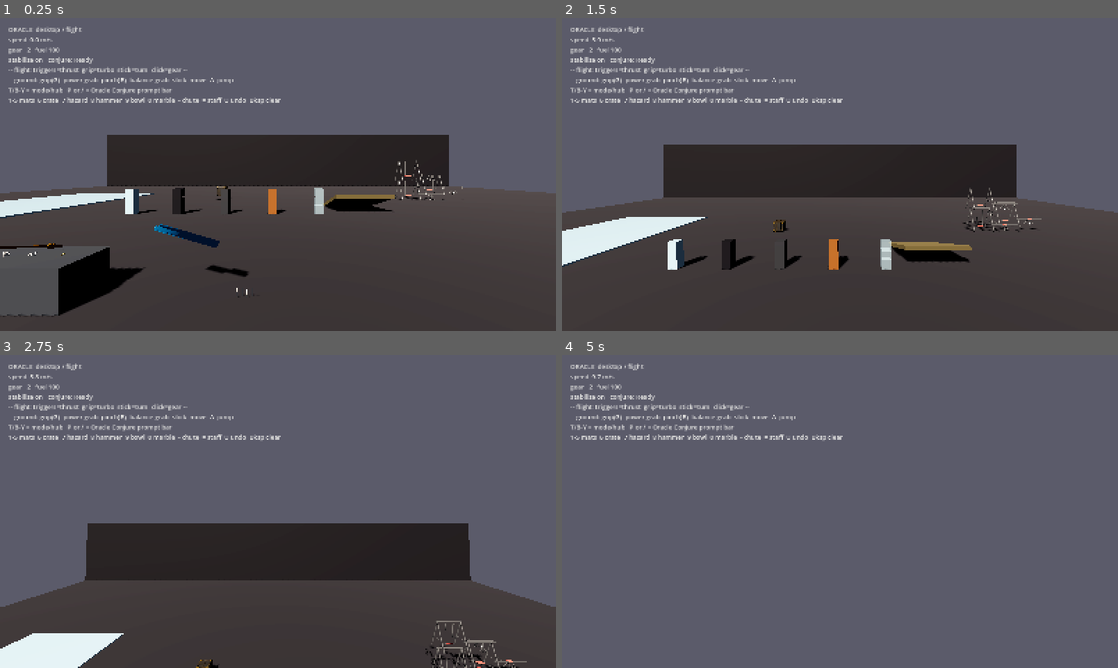
Above: before the commit, frames 1-4 (two rows, left to right).
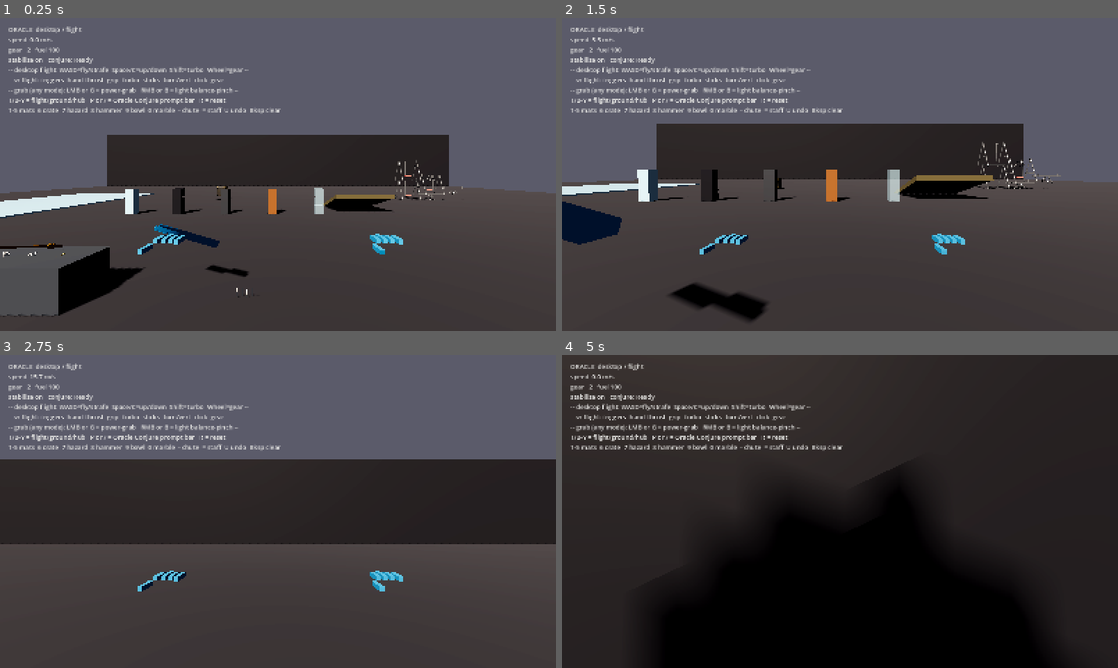
Above: after the commit, the same moments.

Repository: Jpalmer95/oracle-playground
Game: Godot game, scene res://scenes/main.tscn
Same seed, same stepped clock (60 frames per second), same inputs: the game is played once before the commit and once after it.
Inputs (mouse positions are in pixels of both pictures, inside the frame that each line leads up to):
- Up to frame 1 (0.25 s): no input
- Up to frame 2 (1.5 s): tap Enter at 0.5 s; move the mouse to (867, 174) at 0.52 s; hold C 0.53-1.28 s; hold W from 0.53 s (still down); click (867, 174) at 0.67 s; tap Space at 0.77, 1.07 s; tap Ctrl at 0.8, 1.35 s; move the mouse to (812, 174) at 1.27 s; click (812, 174) at 1.42 s
- Up to frame 3 (2.75 s): keep holding W; tap Space at 1.52, 1.82 s; tap B at 1.55 s; move the mouse to (289, 505) at 2.02 s; hold B from 2.03 s (still down); click (289, 505) at 2.17 s; tap G at 2.3 s
- Up to frame 4 (5 s): keep holding W; move the mouse to (834, 517) at 2.77 s; release B at 2.78 s; tap G at 2.85 s; click (834, 517) at 2.92 s; tap Space at 3.02, 3.32, 3.77, 4.07, 4.52, 4.55, 4.82 s; tap Q at 3.05 s; move the mouse to (878, 514) at 3.52 s; hold Q 3.53-4.28 s; click (878, 514) at 3.67 s; tap E at 3.8, 4.35 s; move the mouse to (795, 508) at 4.27 s; click (795, 508) at 4.42 s

The runs differ from the first frame. In frame 1, 2.4% of the frame differs, in the area x 1-73%, y 15-76%; in frame 2, 20%; in frame 3, 40%; in frame 4, 99%, in the area x 0-100%, y 0-100%.

Commit message:
fix: port SuperSonic 3D camera-relative desktop flight and lock capsule rotation to eliminate spiral

Diff:
--- a/godot/scripts/hud.gd
+++ b/godot/scripts/hud.gd
@@ -65,7 +65,7 @@
 	var stab := "on" if _player.stabilize_upright else "off"
 	var pmode := "ground" if _player.is_ground_mode() else "flight"
 	var cnj := OracleConjure.last_status if OracleConjure != null else "Ready"
-	_label.text = "ORACLE  %s / %s\nspeed  %.1f m/s\ngear   %d   fuel %.0f\nstabilize %s   conjure: %s\n-- flight: triggers=thrust  grip=turbo  stick=turn  click=gear --\n-- ground: grip(G)=power-grab  pinch(B)=balance-grab  stick=move  A=jump --\nT/B-Y = mode/hub   P or / = Oracle Conjure prompt bar\n1-5 mats  6 crate  7 hazard  8 hammer  9 bowl  0 marble  - chute  = staff  U undo  Bksp clear" % [
+	_label.text = "ORACLE  %s / %s\nspeed  %.1f m/s\ngear   %d   fuel %.0f\nstabilize %s   conjure: %s\n-- desktop flight: WASD=fly/strafe  Space/C=up/down  Shift=turbo  Wheel=gear --\n-- vr flight: triggers=hand-thrust  grip=turbo  sticks=turn/vert  click=gear --\n-- grab (any mode): LMB or G = power-grab   RMB or B = light balance-pinch --\nT/B-Y = flight/ground/hub   P or / = Oracle Conjure prompt bar   R = reset\n1-5 mats  6 crate  7 hazard  8 hammer  9 bowl  0 marble  - chute  = staff  U undo  Bksp clear" % [
 		mode,
 		pmode,
 		_player.linear_velocity.length(),
--- a/godot/scripts/player.gd
+++ b/godot/scripts/player.gd
@@ -182,6 +182,7 @@
 	Engine.physics_ticks_per_second = 90
 	get_viewport().use_xr = true
 	xr_active = true
+	lock_rotation = true
 	if _desktop_cam:
 		_desktop_cam.current = false
 	if _body_mesh:
@@ -209,7 +210,10 @@
 	xr_active = false
 	if _desktop_cam:
 		_desktop_cam.current = true
-	if not DisplayServer.get_name() == "headless":
+	if DisplayServer.get_name() != "headless":
+		# Lock physics body angular axes in interactive play so collisions
+		# never tip/roll/spiral the camera (SuperSonic-style horizon lock).
+		lock_rotation = not apply_at_hands
 		Input.mouse_mode = Input.MOUSE_MODE_CAPTURED
 		_mouse_captured = true
 	mode_changed.emit("desktop")
@@ -222,9 +226,14 @@
 	if event is InputEventKey and event.pressed and event.keycode == KEY_ESCAPE:
 		_mouse_captured = not _mouse_captured
 		Input.mouse_mode = Input.MOUSE_MODE_CAPTURED if _mouse_captured else Input.MOUSE_MODE_VISIBLE
+	if event is InputEventMouseButton and event.pressed and _mouse_captured:
+		if event.button_index == MOUSE_BUTTON_WHEEL_UP:
+			gear = mini(max_gear, gear + 1)
+		elif event.button_index == MOUSE_BUTTON_WHEEL_DOWN:
+			gear = maxi(1, gear - 1)
 	if event is InputEventMouseMotion and _mouse_captured:
 		look_yaw -= event.relative.x * look_sensitivity
-		look_pitch = clampf(look_pitch - event.relative.y * look_sensitivity, -1.2, 1.2)
+		look_pitch = clampf(look_pitch - event.relative.y * look_sensitivity, -1.35, 1.35)
 		_desktop_cam.rotation = Vector3(look_pitch, 0, 0)
 		rotation = Vector3(0, look_yaw, 0)
 		angular_velocity = Vector3.ZERO
@@ -254,8 +263,16 @@
 	if right_amt > 0.02:
 		_fire_hand(_active_right(), right_amt * boost)
 
-	# Joystick yaw turn + vertical (SuperSonic-style, extended).
-	# Both sticks X = yaw. Left stick Y = ascend/descend (vertical thrust).
+	# SuperSonic handleDesktopInput: WASD + Space/C 3D camera-relative flight on desktop!
+	if not xr_active and DisplayServer.get_name() != "headless":
+		_desktop_flight_move(boost)
+		# Allow grabbing/balancing props while hovering in desktop flight mode too
+		_left_grabber.hand = _active_left()
+		_right_grabber.hand = _active_right()
+		_handle_grab(_left_grabber, _grip_left())
+		_handle_grab(_right_grabber, _grip_right())
+
+	# Joystick yaw turn + vertical (SuperSonic-style, VR sticks).
 	var yaw := _yaw_axis()
 	if absf(yaw) > 0.15:
 		var turn := -yaw * turn_rate * delta
@@ -279,11 +296,39 @@
 		linear_velocity = linear_velocity.limit_length(max_speed)
 
 	if stabilize_upright:
-		_stabilize(delta)
+		if lock_rotation:
+			angular_velocity = Vector3.ZERO
+		else:
+			_stabilize(delta)
 
 	# XR: move the tracked rig with the body, position only (never rotation).
 	if xr_active and _xr_origin:
 		_xr_origin.global_position = global_position
+
+
+func _desktop_flight_move(boost: float) -> void:
+	## Port of SuperSonic's handleDesktopInput: W/S fly along 3D camera look,
+	## A/D strafe left/right, Space/C (or Ctrl) ascend/descend smoothly.
+	if _desktop_cam == null:
+		return
+	var forward := -_desktop_cam.global_transform.basis.z.normalized()
+	var right := _desktop_cam.global_transform.basis.x.normalized()
+	var move_dir := Vector3.ZERO
+	if Input.is_physical_key_pressed(KEY_W):
+		move_dir += forward
+	if Input.is_physical_key_pressed(KEY_S):
+		move_dir -= forward
+	if Input.is_physical_key_pressed(KEY_D):
+		move_dir += right
+	if Input.is_physical_key_pressed(KEY_A):
+		move_dir -= right
+	if Input.is_physical_key_pressed(KEY_SPACE):
+		move_dir += Vector3.UP
+	if Input.is_physical_key_pressed(KEY_C) or Input.is_physical_key_pressed(KEY_CTRL):
+		move_dir -= Vector3.UP
+	if move_dir.length_squared() > 0.001:
+		var accel := thrust_accel * float(gear) * throttle_scale * boost * 0.65
+		apply_central_force(move_dir.normalized() * accel * mass)
 
 
 func _ground_physics(delta: float) -> void:
@@ -395,9 +440,9 @@
 		return _xr_axis(_xr_left, "grip")
 	if DisplayServer.get_name() == "headless":
 		return 0.0
-	if Input.is_physical_key_pressed(KEY_B):
+	if Input.is_physical_key_pressed(KEY_B) or Input.is_mouse_button_pressed(MOUSE_BUTTON_RIGHT):
 		return 0.25
-	return 1.0 if Input.is_physical_key_pressed(KEY_G) else 0.0
+	return 1.0 if (Input.is_physical_key_pressed(KEY_G) or Input.is_mouse_button_pressed(MOUSE_BUTTON_LEFT)) else 0.0
 
 
 func _grip_right() -> float:
@@ -405,9 +450,9 @@
 		return _xr_axis(_xr_right, "grip")
 	if DisplayServer.get_name() == "headless":
 		return 0.0
-	if Input.is_physical_key_pressed(KEY_B):
+	if Input.is_physical_key_pressed(KEY_B) or Input.is_mouse_button_pressed(MOUSE_BUTTON_RIGHT):
 		return 0.25
-	return 1.0 if Input.is_physical_key_pressed(KEY_G) else 0.0
+	return 1.0 if (Input.is_physical_key_pressed(KEY_G) or Input.is_mouse_button_pressed(MOUSE_BUTTON_LEFT)) else 0.0
 
 
 func _handle_bow() -> void:
@@ -488,9 +533,7 @@
 		return _xr_axis(_xr_left, "trigger")
 	if DisplayServer.get_name() == "headless":
 		return 0.0
-	var key := Input.is_physical_key_pressed(KEY_Q)
-	var mouse := Input.is_mouse_button_pressed(MOUSE_BUTTON_LEFT)
-	return 1.0 if (key or mouse) else 0.0
+	return 1.0 if Input.is_physical_key_pressed(KEY_Q) else 0.0
 
 
 func right_trigger() -> float:
@@ -498,9 +541,7 @@
 		return _xr_axis(_xr_right, "trigger")
 	if DisplayServer.get_name() == "headless":
 		return 0.0
-	var key := Input.is_physical_key_pressed(KEY_E)
-	var mouse := Input.is_mouse_button_pressed(MOUSE_BUTTON_RIGHT)
-	return 1.0 if (key or mouse) else 0.0
+	return 1.0 if Input.is_physical_key_pressed(KEY_E) else 0.0
 
 
 func _turbo_held() -> bool:
@@ -515,8 +556,7 @@
 
 
 func _yaw_axis() -> float:
-	# Both sticks steer yaw. Combine with a deadzone so right- or left-handed
-	# flight works identically. SuperSonic uses axes[2] (right stick).
+	# VR sticks steer yaw. SuperSonic uses axes[2] (right stick).
 	if xr_active:
 		var x := 0.0
 		if _xr_right:
@@ -524,28 +564,14 @@
 		if _xr_left:
 			x += _xr_left.get_vector2("primary").x
 		return clampf(x, -1.0, 1.0)
-	if DisplayServer.get_name() == "headless":
-		return 0.0
-	var x := 0.0
-	if Input.is_physical_key_pressed(KEY_A):
-		x -= 1.0
-	if Input.is_physical_key_pressed(KEY_D):
-		x += 1.0
-	return x
+	return 0.0
 
 
 func _vertical_axis() -> float:
-	# Left stick Y = ascend (up) / descend (down).
+	# VR Left stick Y = ascend (up) / descend (down).
 	if xr_active and _xr_left:
 		return _xr_left.get_vector2("primary").y
-	if DisplayServer.get_name() == "headless":
-		return 0.0
-	var y := 0.0
-	if Input.is_physical_key_pressed(KEY_W):
-		y += 1.0
-	if Input.is_physical_key_pressed(KEY_S):
-		y -= 1.0
-	return y
+	return 0.0
 
 
 func _handle_gear_clicks() -> void:
